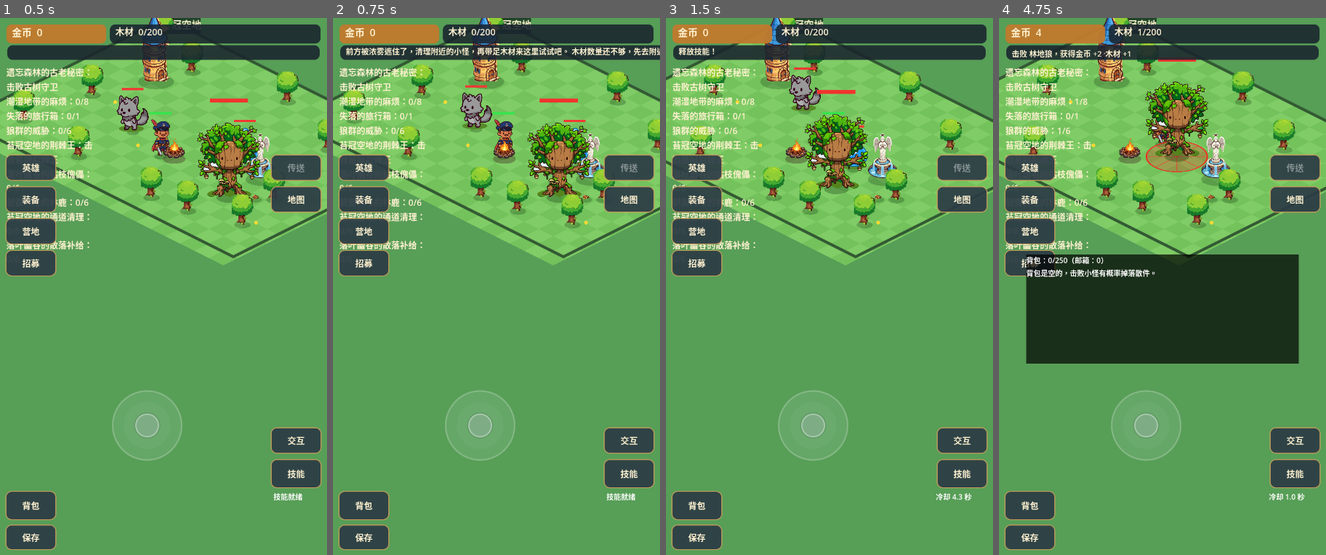
Above: before the commit, frames 1-4 (left to right).
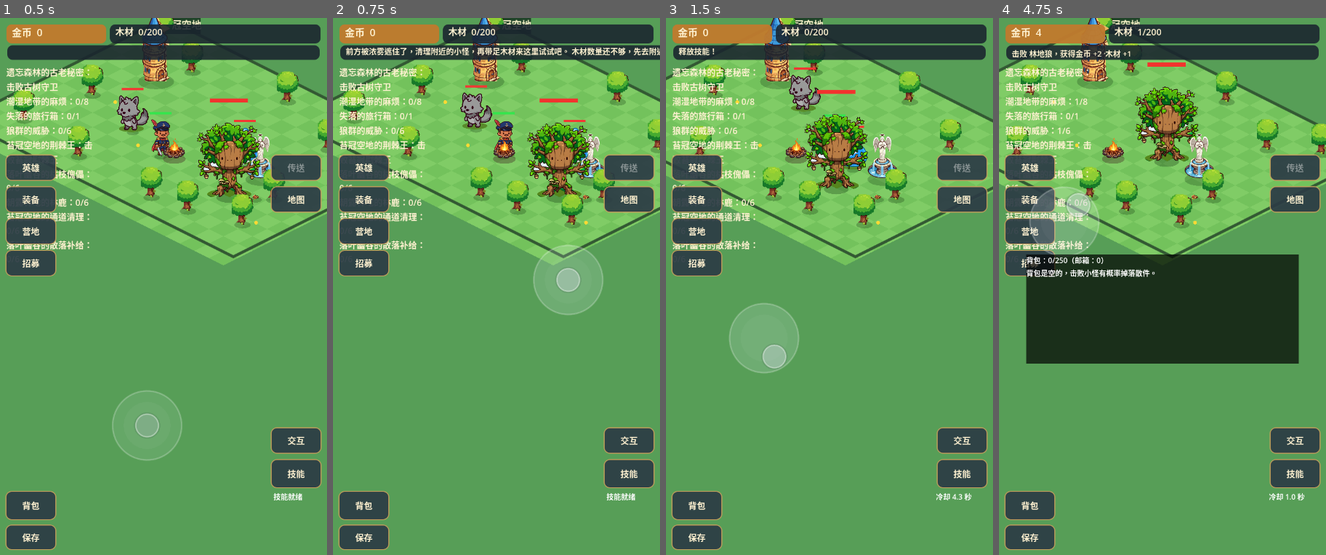
Above: after the commit, the same moments.

Repository: oneyi53/game
Game: Godot game, scene res://scenes/main.tscn
Two runs of this game, one before a commit and one after it. Both use one fixed random seed, a clock stepped at 60 frames per second and the inputs below.
Inputs (mouse positions are in pixels of both pictures, inside the frame that each line leads up to):
- Up to frame 1 (0.5 s): no input
- Up to frame 2 (0.75 s): tap Enter at 0.5 s; move the mouse to (568, 281) at 0.52 s; hold Right (ui_right) from 0.53 s (still down); tap E at 0.6 s; click (568, 281) at 0.67 s
- Up to frame 3 (1.5 s): tap Space at 0.77 s; release Right (ui_right) at 1.25 s; drag from (764, 340) to (813, 426) at 1.27 s
- Up to frame 4 (4.75 s): move the mouse to (1195, 179) at 2.02 s; hold Right (ui_right) 2.03-2.75 s; tap Q at 2.1 s; click (1195, 179) at 2.17 s; drag from (1146, 426) to (1064, 222) at 2.77 s; move the mouse to (1260, 393) at 3.52 s; hold Left (ui_left) 3.53-4.25 s; tap B at 3.6 s; click (1260, 393) at 3.67 s; tap Space at 3.77 s; drag from (1064, 222) to (1113, 162) at 4.27 s

Frame 1 is identical in both runs. In frame 2, 2.6% of the frame differs, in the area x 34-83%, y 42-83%; in frame 3, 3.8%; in frame 4, 14%, in the area x 0-100%, y 0-83%.

Commit message:
fix(ui): make virtual joystick full-screen floating

Diff:
--- a/scripts/ui/virtual_joystick.gd
+++ b/scripts/ui/virtual_joystick.gd
@@ -1,45 +1,48 @@
 class_name HeroVirtualJoystick
 extends Control
 
-# Fixed-position translucent joystick inspired by the supplied mobile RPG
-# reference. It only captures touches that begin near its visible base, so
-# the rest of the world remains available for taps and gestures.
+# Floating full-screen joystick matching the reference game's touch behavior.
+# The idle hint sits near the reference position; on any unhandled gameplay
+# touch, the base relocates to that touch point and follows the finger.
 
 const BASE_RADIUS: float = 76.0
-const ACTIVATE_RADIUS: float = 108.0
 const KNOB_RADIUS: float = 25.0
 const KNOB_TRAVEL: float = 48.0
-const BASE_POSITION: Vector2 = Vector2(0.45, 0.70)
+const IDLE_BASE_POSITION: Vector2 = Vector2(0.45, 0.70)
+const EDGE_PADDING: float = 84.0
 
 var vector: Vector2 = Vector2.ZERO
 var dragging: bool = false
 var touch_index: int = -1
 var mouse_dragging: bool = false
+var active_base_center: Vector2 = Vector2.ZERO
 
 func _ready() -> void:
     mouse_filter = Control.MOUSE_FILTER_IGNORE
     set_process_input(true)
-    resized.connect(queue_redraw)
+    resized.connect(_on_resized)
     queue_redraw()
 
+func _on_resized() -> void:
+    if not dragging:
+        active_base_center = _idle_base_center()
+    else:
+        active_base_center = _clamp_base_center(active_base_center)
+    queue_redraw()
+
+func _idle_base_center() -> Vector2:
+    return size * IDLE_BASE_POSITION
+
 func _base_center() -> Vector2:
-    return size * BASE_POSITION
+    return active_base_center if dragging else _idle_base_center()
 
 func _unhandled_input(event: InputEvent) -> void:
     if event is InputEventScreenTouch and event.pressed and not dragging:
-        if _can_start_at(event.position):
-            dragging = true
-            touch_index = event.index
-            mouse_dragging = false
-            _update_vector(event.position)
-            get_viewport().set_input_as_handled()
+        _begin_drag(event.position, event.index, false)
+        get_viewport().set_input_as_handled()
     elif event is InputEventMouseButton and event.button_index == MOUSE_BUTTON_LEFT and event.pressed and not dragging:
-        if _can_start_at(event.position):
-            dragging = true
-            touch_index = -1
-            mouse_dragging = true
-            _update_vector(event.position)
-            get_viewport().set_input_as_handled()
+        _begin_drag(event.position, -1, true)
+        get_viewport().set_input_as_handled()
 
 func _input(event: InputEvent) -> void:
     if event is InputEventScreenTouch:
@@ -63,10 +66,29 @@
         _end_drag()
 
 func _can_start_at(pos: Vector2) -> bool:
-    return pos.distance_to(_base_center()) <= ACTIVATE_RADIUS
+    # Full viewport is eligible; GUI controls consume their own events before
+    # they reach _unhandled_input, so buttons remain clickable.
+    return Rect2(Vector2.ZERO, size).has_point(pos)
+
+func _begin_drag(pos: Vector2, index: int, from_mouse: bool) -> void:
+    if not _can_start_at(pos):
+        return
+    dragging = true
+    touch_index = index
+    mouse_dragging = from_mouse
+    active_base_center = _clamp_base_center(pos)
+    _update_vector(pos)
+    queue_redraw()
+
+func _clamp_base_center(pos: Vector2) -> Vector2:
+    var padding := minf(EDGE_PADDING, minf(size.x, size.y) * 0.25)
+    return Vector2(
+        clampf(pos.x, padding, maxf(padding, size.x - padding)),
+        clampf(pos.y, padding, maxf(padding, size.y - padding))
+    )
 
 func _update_vector(pos: Vector2) -> void:
-    var offset: Vector2 = pos - _base_center()
+    var offset: Vector2 = pos - active_base_center
     if offset.length() > BASE_RADIUS:
         offset = offset.normalized() * BASE_RADIUS
     vector = offset / BASE_RADIUS
@@ -77,12 +99,14 @@
     touch_index = -1
     mouse_dragging = false
     vector = Vector2.ZERO
+    active_base_center = _idle_base_center()
     queue_redraw()
 
 func _draw() -> void:
     var center := _base_center()
-    # Low-contrast base remains visible while idle, matching the reference.
-    draw_circle(center, BASE_RADIUS, Color(0.92, 0.96, 1.0, 0.10))
+    # Keep a subtle idle hint at the reference position; while active the
+    # translucent base appears at the actual touch-down position.
+    draw_circle(center, BASE_RADIUS, Color(0.92, 0.96, 1.0, 0.10 if not dragging else 0.16))
     draw_arc(center, BASE_RADIUS, 0.0, TAU, 72, Color(1.0, 1.0, 1.0, 0.24), 2.0, true)
     draw_circle(center, BASE_RADIUS * 0.68, Color(1.0, 1.0, 1.0, 0.035))
     var knob_center := center + vector * KNOB_TRAVEL if dragging else center
